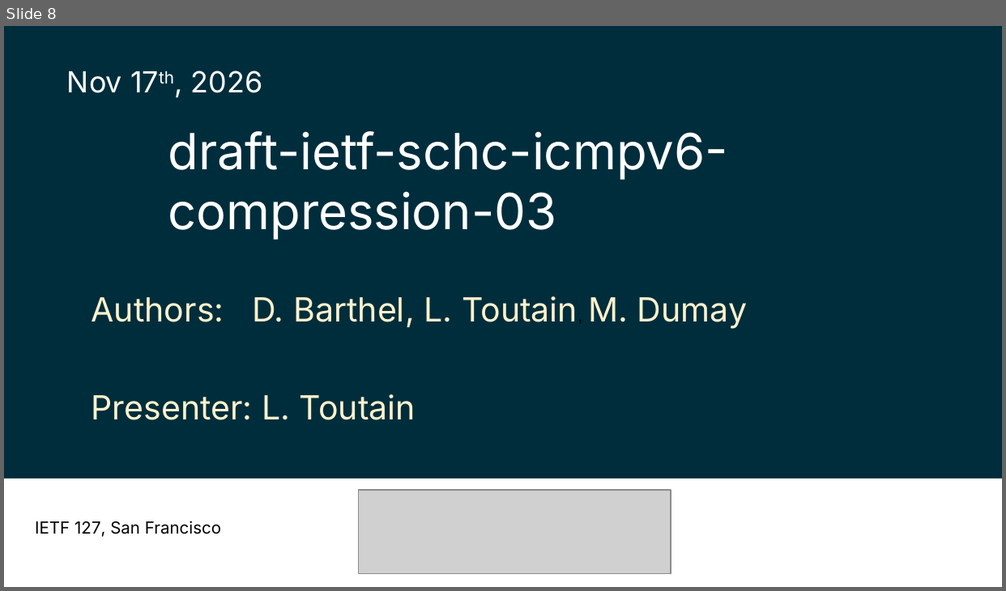
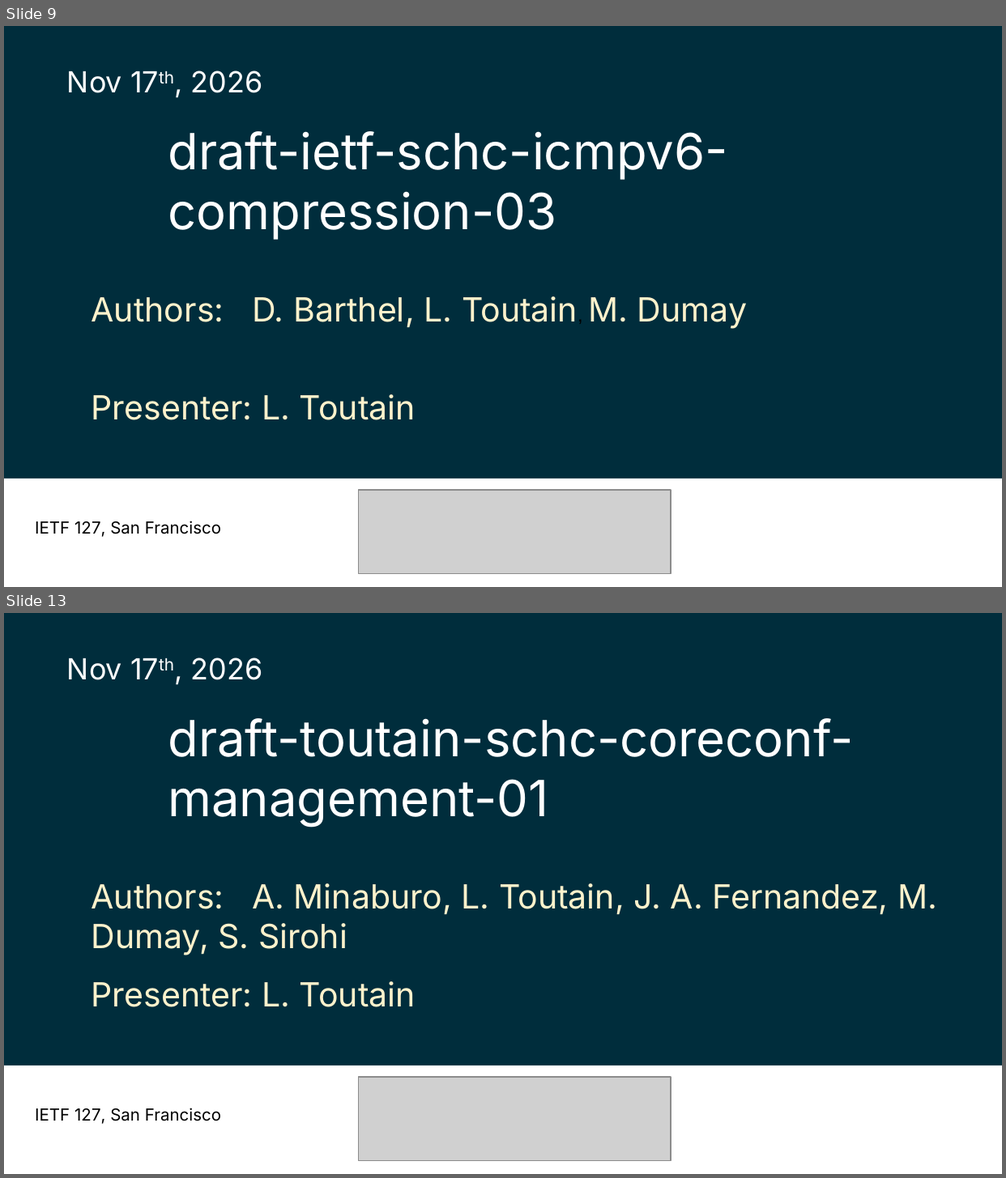
Before and after one commit to ltn22/ietf-drafts, a slide deck: Slides/slides-127-universal-option.pptx. Shown one above the other, each under a label of ours: slide 8 before the commit, slides 9 and 13 after it; the slides between them are not shown. The pictures are 1006x591 and 1006x1178 pixels, drawn with LibreOffice and Linux fonts; fonts in the diff are those of the drawing; grey boxes stand for pictures; background and template pictures are left out. Boxes give left, top, right and bottom in pixels: in the first picture for what was removed or moved away, otherwise in the second. Text is boxed around its words. In the diff, an @@ line names an element or a change of style, - is before the commit and + after.

```diff
--- a/Slides/slides-127-universal-option.pptx
+++ b/Slides/slides-127-universal-option.pptx
@@ slide 13 added at (x1=4, y1=613, x2=1002, y2=1174), background #002D3C; not listed: 1 template element that a slide beside it also shows @@
@@ text added at (x1=67, y1=658, x2=263, y2=680), 21 pt, text #FFFFFF @@
+Nov 17th, 2026
@@ title added at (x1=168, y1=718, x2=853, y2=827), 36 pt, text #FFFFFF @@
+draft-toutain-schc-coreconf-management-01
@@ text added at (x1=91, y1=884, x2=937, y2=956), 24 pt, text #FFF2CC @@
+Authors: A. Minaburo, L. Toutain, J. A. Fernandez, M. Dumay, S. Sirohi
@@ text added at (x1=91, y1=982, x2=415, y2=1007), 24 pt, text #FFF2CC @@
+Presenter: L. Toutain
@@ picture added at (x1=358, y1=1077, x2=671, y2=1161) @@
@@ text added at (x1=35, y1=1108, x2=221, y2=1124), 12 pt, text #000000 @@
+IETF 127, San Francisco
@@ what was slide 8 is now slide 9 @@
```
Also in this commit, not shown: 5 other slides added, 1 slide removed.
